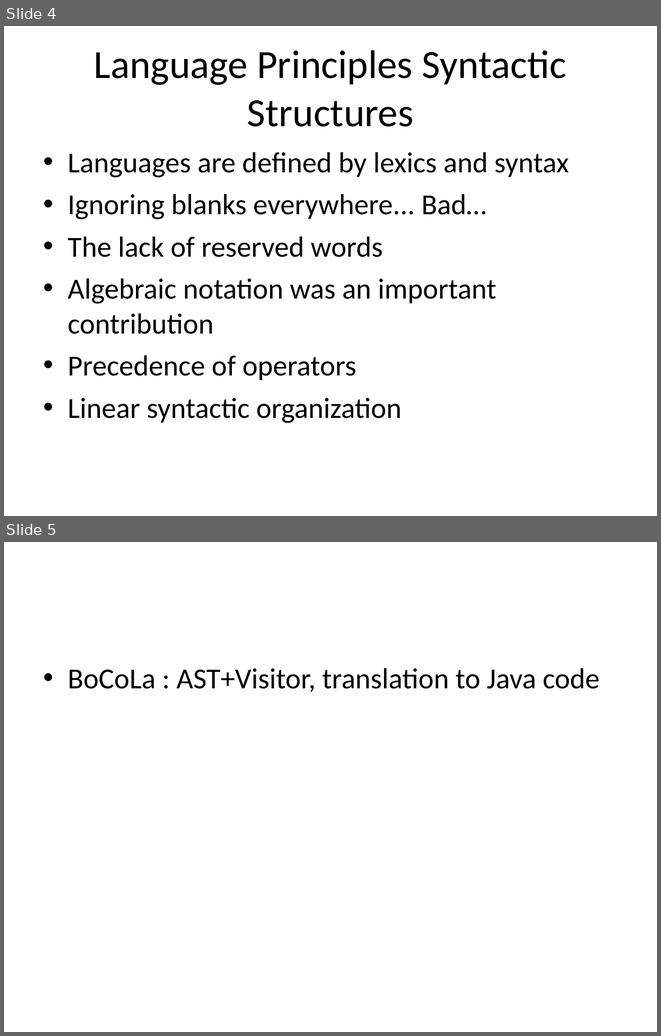
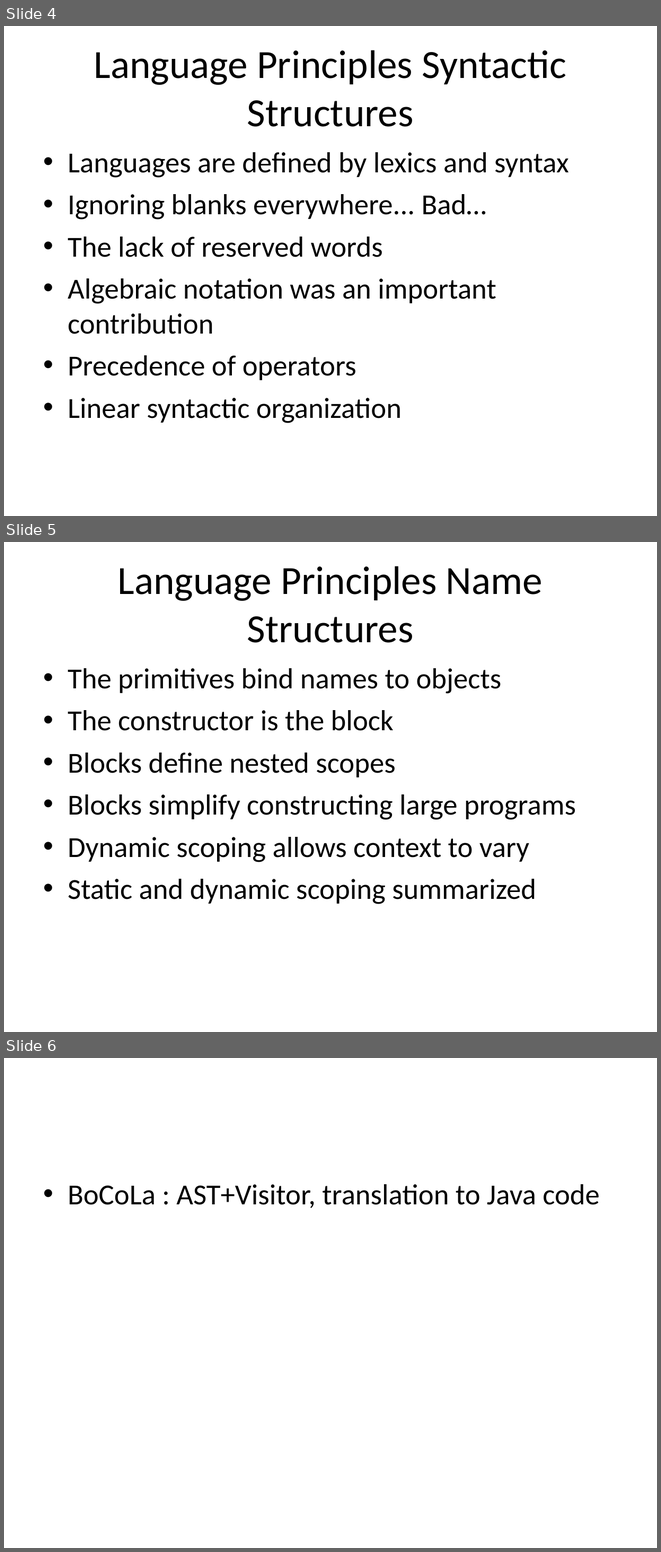
Before and after one commit to isurup/kalle-martin-group, a slide deck: SSE2/slides/4 Language.ppt. Shown one above the other, each under a label of ours: slides 4 and 5 before the commit, slides 4, 5 and 6 after it. The pictures are 661x1036 and 661x1552 pixels, drawn with LibreOffice and Linux fonts; fonts in the diff are those of the drawing. Boxes give left, top, right and bottom in pixels: in the first picture for what was removed or moved away, otherwise in the second. Text is boxed around its words. In the diff, an @@ line names an element or a change of style, - is before the commit and + after.

```diff
--- a/SSE2/slides/4 Language.ppt
+++ b/SSE2/slides/4 Language.ppt
@@ slide 5 added at (4, 542, 657, 1032), background #FFFFFF @@
@@ title added at (118, 566, 542, 643), 44 pt, text #000000 @@
+Language Principles Name Structures
@@ text added at (68, 668, 576, 904), 32 pt, text #000000 @@
+• The primitives bind names to objects
+• The constructor is the block
+• Blocks define nested scopes
+• Blocks simplify constructing large programs
+• Dynamic scoping allows context to vary
+• Static and dynamic scoping summarized
@@ what was slide 5 is now slide 6 @@
```
